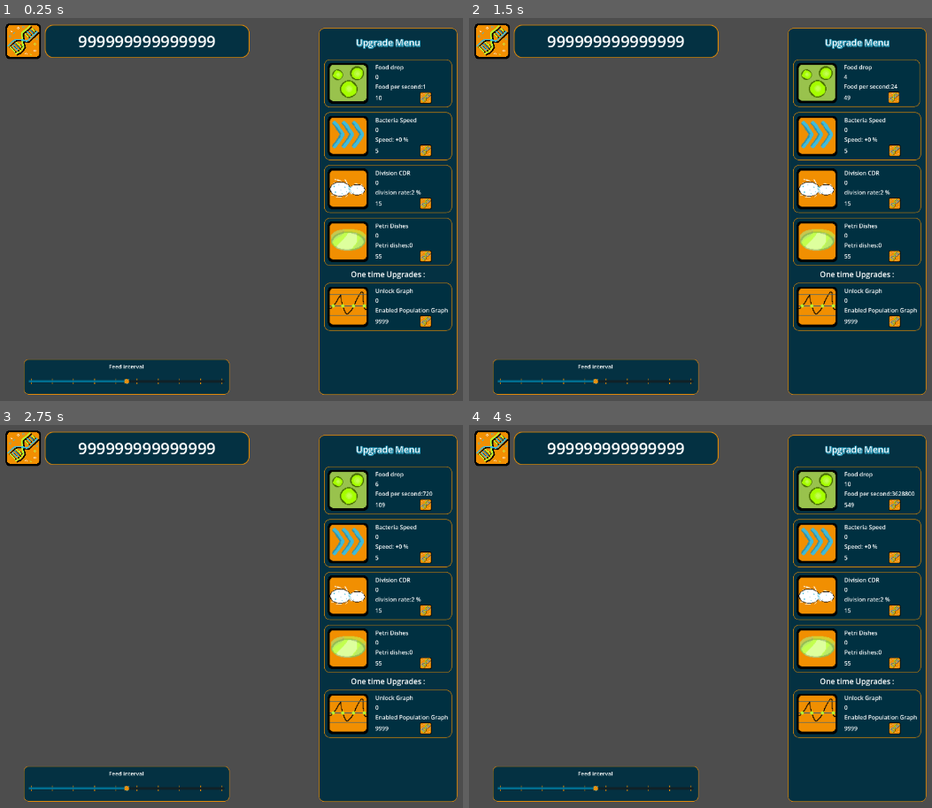
Above: before the commit, frames 1-4 (two rows, left to right).
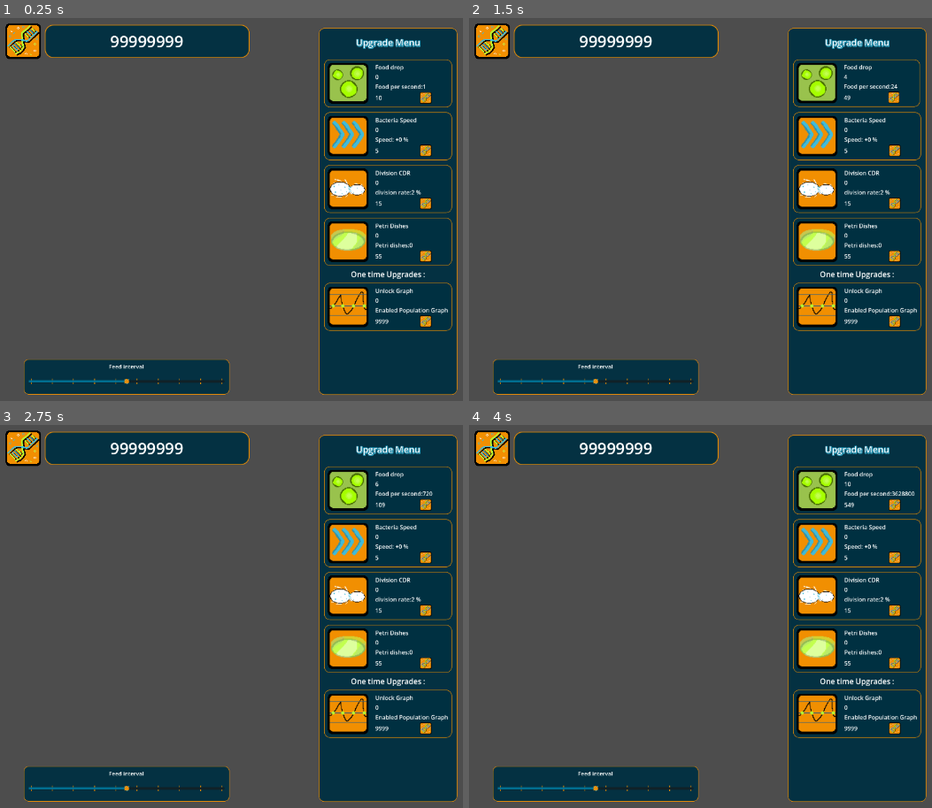
Above: after the commit, the same moments.

Repository: MisterIXI/chili-code-jam-4
Game: Godot game, scene res://entities/ui/game_ui.tscn
Two runs of this game, one before a commit and one after it. Both use one fixed random seed, a clock stepped at 60 frames per second and the inputs below. The project has no main scene, so this scene is started directly. The engine's default icon, where the game draws it, is replaced by a stand-in: a white triangle on a blue panel in a dark square.
Inputs (mouse positions are in pixels of both pictures, inside the frame that each line leads up to):
- Up to frame 1 (0.25 s): no input
- Up to frame 2 (1.5 s): tap Enter at 0.5 s; move the mouse to (617, 40) at 0.52 s; hold D (move_right) 0.53-1.28 s; tap 1 (hotkey_1) at 0.6, 1.35 s; click (617, 40) at 0.67 s; tap Space at 1.25 s; hold Down (move_backward) from 1.28 s (still down); click (617, 40) at 1.42 s
- Up to frame 3 (2.75 s): tap Enter at 2 s; move the mouse to (199, 528) at 2.02 s; release Down (move_backward) at 2.03 s; hold D (move_right) from 2.03 s (still down); tap 1 (hotkey_1) at 2.1 s
- Up to frame 4 (4 s): tap Space at 2.75 s; move the mouse to (561, 696) at 2.77 s; release D (move_right) at 2.78 s; hold W (move_forward) 2.78-3.53 s; tap 1 (hotkey_1) at 2.85, 3.6 s; click (561, 696) at 2.92 s; tap Enter at 3.5 s; move the mouse to (811, 677) at 3.52 s; hold A (move_left) from 3.53 s (still down)

The runs differ from the first frame. In frame 1, 0.6% of the frame differs, in the area x 17-47%, y 4-8%; in frame 2, 0.6%; in frame 3, 0.6%; in frame 4, 0.6%.

Commit message:
data_dictionary_clear

Diff:
--- a/autoload/food_manager.gd
+++ b/autoload/food_manager.gd
@@ -45,4 +45,4 @@
 	if _value > 0:
 		timer.wait_time = _value
 		print("Food_Manager: feed interval changed to: ", _value)
-		GameData.player_progress["food_slider"] = _value
+		GameData.p_food_slider = _value
--- a/autoload/game_data.gd
+++ b/autoload/game_data.gd
@@ -1,62 +1,52 @@
 extends Node
+const GAME_SCENE : String ="res://entities/game/game_scene.tscn"
+### Current Upgrade level
+var u_food_drop_max :int = 0 # Food drop/s max increase level
+var u_petri_dishes : int = 0 # increase Global multiplier level
+var u_bacteria_speed : int = 0 # Increase Speed of Bacteria level
+var u_bacteria_division_cdr : int = 0# Bacterias will division faster level
+var u_basic_graphs : int  =0 # Line2D  level
+var u_advanced_graphs : int = 0 # Detail with numbers level
+var u_auto_upgrader : int =0 # IF upgrade is possible, auto upgrade  level
 
-const GAME_SCENE : String ="res://entities/game/game_scene.tscn"
+### Current Game Settings
+var s_master_volume  : float =0.5
+var s_music_volume : float =0.5
+var s_sound_volume : float =0.5
+var s_fullscreen: int =0
+var s_fps_counter : int =1
+var s_max_bacterias : int =1000
+var s_save_game_data : int =1
+var s_save_interval: int =60
 
-var current_upgrades : Dictionary = {
-    "food_drop_max" : 0, # Food drop/s max increase
-    "petri_dishes" : 0, # increase Global multiplier
-    "bacteria_speed" : 0, # Increase Speed of Bacteria
-    "bacteria_division_cdr" : 0,# Bacterias will division faster
-    "basic_graphs" : 0, # Line2D
-    "advanced_graphs" : 0, # Detail with numbers
-    "auto_upgrader" :0 # IF upgrade is possible, auto upgrade
-}
-var game_settings : Dictionary = {
-    "master_volume" : 0.5,
-    "music_volume" : 0.5,
-    "sound_volume" : 0.5,
-    "fullscreen" : 0,
-    "fps_counter" : 1,
-    "max_bacterias" : 1000,
-    "save_game_data" : 1,
-    "save_interval" :60
-}
-var player_progress : Dictionary = {
-    "dna_currency" : 0,
-    "total_bacterias_spawned" : 1,
-    "bacterias" : 1,
-    "food_slider" : 0.5,
-    "player_archived_game_goal" : 0
-}
+### Current Player Progress
+var p_dna_currency : float = 0.0
+var p_total_bacterias_spawned : float = 1.0
+var p_bacterias : float = 1.0
+var p_food_slider : float = 0.5
+var p_player_archived_game_goal : int =0
+
 func reset_game_data() -> void:
-    current_upgrades = {
-        "food_drop_max" : 0, # Food drop/s max increase
-        "petri_dishes" : 0, # increase Global multiplier
-        "bacteria_speed" : 0, # Increase Speed of Bacteria
-        "bacteria_division_cdr" : 0,# Bacterias will division faster
-        "basic_graphs" : 0, # Line2D
-        "advanced_graphs" : 0, # Detail with numbers
-        "auto_upgrader" :0 # IF upgrade is possible, auto upgrade
-    }
-    game_settings = {
-        "master_volume" : 0.5,
-        "music_volume" : 0.5,
-        "sound_volume" : 0.5,
-        "fullscreen" : 0,
-        "fps_counter" : 1,
-        "max_bacterias" : 1000,
-        "save_game_data" : 1,
-        "save_interval" :60
-    }
-    player_progress = {
-        "dna_currency" : 999999999999999,
-        "total_bacterias_spawned" : 1,
-        "bacterias" : 1,
-        "food_slider" : 0.5,
-        "player_archived_game_goal" : 0
-}
-func increase_dna(_value : float) ->void:
-    player_progress["dna_currency"] += _value
+    u_food_drop_max = 0
+    u_petri_dishes  = 0
+    u_bacteria_speed  = 0
+    u_bacteria_division_cdr = 0
+    u_basic_graphs  =0
+    u_advanced_graphs = 0
+    u_auto_upgrader =0
+    s_master_volume   =0.5
+    s_music_volume  =0.5
+    s_sound_volume =0.5
+    s_fullscreen =0
+    s_fps_counter  =1
+    s_max_bacterias  =1000
+    s_save_game_data  =1
+    s_save_interval=60
+    p_dna_currency  = 99999999.0
+    p_total_bacterias_spawned  = 1.0
+    p_bacterias  = 1.0
+    p_food_slider  = 0.5
+    p_player_archived_game_goal =0
 
 static func num_to_scientific(value: float, decimal_count: int = 3) -> String:
     var is_negative = false
--- a/autoload/persistent_manager.gd
+++ b/autoload/persistent_manager.gd
@@ -16,16 +16,37 @@
         _timer.wait_time = _value
         print("Persistent_Manager: Save Interval")
 func _on_timer_timeout() -> void:
-    if GameData.game_settings["save_game_data"] == 1:
+    if GameData.s_save_game_data == 1:
         save_game_data()
 
 ##################### DATA SAVE, LOAD AND RESET METHODS #####################
 func save_game_data() -> void:
     var data_to_save : Dictionary = {
-        "game_settings" : GameData.game_settings,
-        "player_progress" : GameData.player_progress,
-        "current_upgrades" : GameData.current_upgrades
+        ## upgrades
+        "food_drop_max" : GameData.u_food_drop_max,
+        "petri_dishes" : GameData.u_petri_dishes,
+        "bacteria_speed" : GameData.u_bacteria_speed,
+        "bacteria_division_cdr" : GameData.u_bacteria_division_cdr,
+        "basic_graphs" : GameData.u_basic_graphs,
+        "advanced_graphs" : GameData.u_advanced_graphs,
+        "auto_upgrader" :GameData.u_auto_upgrader,
+        # settings
+        "master_volume" : GameData.s_master_volume,
+        "music_volume" : GameData.s_music_volume,
+        "sound_volume" : GameData.s_sound_volume,
+        "fullscreen" : GameData.s_fullscreen,
+        "fps_counter" : GameData.s_fps_counter,
+        "max_bacterias" : GameData.s_max_bacterias,
+        "save_game_data" : GameData.s_save_game_data,
+        "save_interval" :GameData.s_save_interval,
+        ## progress
+        "dna_currency" : GameData.p_dna_currency,
+        "total_bacterias_spawned" : GameData.p_total_bacterias_spawned,
+        "bacterias" : GameData.p_bacterias,
+        "food_slider" : GameData.p_food_slider,
+        "player_archived_game_goal" : GameData.p_player_archived_game_goal
     }
+
     # Create a ConfigFile to save the data
     var config = ConfigFile.new()
     #Store the data in the config file
@@ -53,9 +74,32 @@
     var saved_data = config.get_value("game_data", "data", null)
     # If saved data exists, populate the variables
     if saved_data != null:
-        GameData.game_settings = saved_data.get("game_settings", GameData.game_settings)
-        GameData.player_progress = saved_data.get("player_progress", GameData.player_progress)
-        GameData.current_upgrades = saved_data.get("current_upgrades", GameData.current_upgrades)
+
+        ## Load data from saved_data with get value
+        ## Upgrades
+        GameData.u_food_drop_max = saved_data.get("food_drop_max", 0)
+        GameData.u_petri_dishes  = saved_data.get("petri_dishes", 0)
+        GameData.u_bacteria_speed  = saved_data.get("bacteria_speedx", 0)
+        GameData.u_bacteria_division_cdr = saved_data.get("bacteria_division_cdr", 0)
+        GameData.u_basic_graphs  =saved_data.get("basic_graphs", 0)
+        GameData.u_advanced_graphs = saved_data.get("advanced_graphs", 0)
+        GameData.u_auto_upgrader =saved_data.get("auto_upgrader", 0)
+        ### Settings
+        GameData.s_master_volume = saved_data.get("master_volume", 0.0)
+        GameData.s_music_volume = saved_data.get("music_volume", 0.0)
+        GameData.s_sound_volume =saved_data.get("sound_volume", 0.0)
+        GameData.s_fullscreen =saved_data.get("fullscreen", 0)
+        GameData.s_fps_counter  =saved_data.get("fps_counter", 0)
+        GameData.s_max_bacterias  =saved_data.get("max_bacterias", 0)
+        GameData.s_save_game_data  =saved_data.get("save_game_data", 0)
+        GameData.s_save_interval=saved_data.get("save_interval", 0)
+        ### Progress
+        GameData.p_dna_currency  = saved_data.get("dna_currency", 0.0)
+        GameData.p_total_bacterias_spawned  = saved_data.get("total_bacterias_spawned", 0.0)
+        GameData.p_bacterias = saved_data.get("bacterias", 0.0)
+        GameData.p_food_slider  = saved_data.get("food_slider", 0.0)
+        GameData.p_player_archived_game_goal =saved_data.get("player_archived_game_goal", 0)
+
         print("Game data loaded successfully.")
     else:
         print("No saved data found in the save file.")
--- a/autoload/sound_manager.gd
+++ b/autoload/sound_manager.gd
@@ -15,9 +15,9 @@
     _initiale_volume()
 
 func _initiale_volume() ->void:
-    _master_volume = GameData.game_settings ["master_volume"]
-    _music_volume = GameData.game_settings ["music_volume"]
-    _sound_volume = GameData.game_settings ["sound_volume"]
+    _master_volume = GameData.s_master_volume
+    _music_volume = GameData.s_music_volume
+    _sound_volume = GameData.s_sound_volume
 
     set_volume(_audio_bus_master, _master_volume)
     set_volume(_audio_bus_music, _music_volume)
@@ -30,20 +30,18 @@
             var volume_db = linear_to_db(_value) # A simple mapping example
             print("Volume_db: ", volume_db)
             AudioServer.set_bus_volume_db(_audio_bus_master, volume_db)
-            GameData.game_settings ["master_volume"] = _value
-
+            GameData.s_master_volume = _value
         _audio_bus_music:
             _music_volume = _value
             var volume_db = linear_to_db(_value) # A simple mapping example
             print("Volume_db: ", volume_db)
             AudioServer.set_bus_volume_db(_audio_bus_music, volume_db)
-            GameData.game_settings ["music_volume"] = _value
+            GameData.s_music_volume = _value
         _audio_bus_sound:
             _sound_volume = _value
             var volume_db = linear_to_db(_value) # A simple mapping example
             print("Volume_db: ", volume_db)
             AudioServer.set_bus_volume_db(_audio_bus_sound, volume_db)
-            GameData.game_settings ["sound_volume"] = _value
-
+            GameData.s_sound_volume = _value
         _:
             print("Sound_Manager: error, cant find a index of sound change on SET_VOLUME : ", index)
--- a/entities/bacteria/spawn_manager.gd
+++ b/entities/bacteria/spawn_manager.gd
@@ -24,8 +24,7 @@
 func _ready() -> void:
 	# _new_bacteria(start_health * 10,start_speed*2,  global_position)
 	_new_smart_bacteria(Vector2(0,0))
-	# max_bacteria = GameData.game_settings.get("max_bacterias")
-	pass
+	max_bacteria = GameData.s_max_bacterias
 
 func _physics_process(delta):
 	spawn_tracker_cd -= delta
--- a/entities/ui/dna_value.gd
+++ b/entities/ui/dna_value.gd
@@ -2,8 +2,8 @@
 
 
 func _ready() -> void:
-	text = str(GameData.player_progress["dna_currency"])
+	text = str(int(GameData.p_dna_currency))
 
 func _physics_process(_delta: float) -> void:
 	##TODO LATER FORMAT TEXT
-	text = str(GameData.player_progress["dna_currency"])
+	text = str(int(GameData.p_dna_currency))
--- a/entities/ui/game_ui.gd
+++ b/entities/ui/game_ui.gd
@@ -15,7 +15,7 @@
 # Called when the node enters the scene tree for the first time.
 func _ready() -> void:
 	_food_slider.value_changed.connect(_on_food_slider_changed)
-	_food_slider.value = GameData.player_progress["food_slider"]
+	_food_slider.value = GameData.p_food_slider
 
 func _on_food_slider_changed(_value : float) ->void:
 	food_slider_changed.emit(MAX_FOOD_INTERVAL -_value)
--- a/entities/ui/menu.gd
+++ b/entities/ui/menu.gd
@@ -39,21 +39,21 @@
 	_music_volume_slider.value_changed.connect(_on_music_volume_slider_changed)
 	_sound_volume_slider.value_changed.connect(_on_sound_volume_slider_changed)
 	## SET VOLUME SLIDER TO SAVE DATA
-	_master_volume_slider.value = GameData.game_settings["master_volume"]
-	_music_volume_slider.value= GameData.game_settings ["music_volume"]
-	_sound_volume_slider.value = GameData.game_settings ["sound_volume"]
+	_master_volume_slider.value = GameData.s_master_volume
+	_music_volume_slider.value= GameData.s_music_volume
+	_sound_volume_slider.value = GameData.s_sound_volume
 
 	_fullscreen_checkbutton.toggled.connect(_on_toggled_fullscreen)
 	_fps_checkbutton.toggled.connect(_on_toggled_fps_counter)
 	_max_bacteria_spawn.value_changed.connect(_on_max_bacteria_slider_changed)
-	_max_bacteria_spawn.value = float(GameData.game_settings["max_bacterias"])
-	_max_bacteria_value.text = str(GameData.game_settings["max_bacterias"])
+	_max_bacteria_spawn.value = float(GameData.s_max_bacterias)
+	_max_bacteria_value.text = str(GameData.s_max_bacterias)
 	#menu persistent data
 	_save_data_checkbutton.toggled.connect(_on_save_data_changed)
 	_save_game_interval.value_changed.connect(_on_save_game_interval_changed)
-	_save_game_interval.value = float(GameData.game_settings["save_interval"])
-	_save_game_interval_label.text  =str(GameData.game_settings["save_interval"])
-	PersistentManager.on_timer_waittime_changed(float(GameData.game_settings["save_interval"]))
+	_save_game_interval.value = float(GameData.s_save_interval)
+	_save_game_interval_label.text  =str(GameData.s_save_interval)
+	PersistentManager.on_timer_waittime_changed(float(GameData.s_save_interval))
 
 	_button_clear.pressed.connect(_on_button_clear_pressed)
 	_button_delete.pressed.connect(_on_button_delete_pressed)
@@ -93,39 +93,39 @@
 #### MENU SETTINGS FUNCTIONS ####
 func _on_toggled_fullscreen(_value : bool) ->void:
 	if _value:
-		GameData.game_settings["fullscreen"] =  1
+		GameData.s_fullscreen =  1
 		DisplayServer.window_set_mode(DisplayServer.WINDOW_MODE_FULLSCREEN)
 	else:
-		GameData.game_settings["fullscreen"] =  0
+		GameData.s_fullscreen =  0
 		DisplayServer.window_set_mode(DisplayServer.WINDOW_MODE_WINDOWED)
 
 func _on_toggled_fps_counter(_value :bool) ->void:
 	if _value:
-		GameData.game_settings["fps_counter"]  =1
+		GameData.s_fps_counter =1
 		get_parent().on_fps_settings_changed(true)
 	else:
-		GameData.game_settings["fps_counter"]  =0
+		GameData.s_fps_counter =0
 		get_parent().on_fps_settings_changed(false)
 
 func _on_max_bacteria_slider_changed(_value :float) ->void:
-	GameData.game_settings["max_bacterias"] = int(_value)
-	print("Menu_Settings: Max Bacterias have changed to:", GameData.game_settings["max_bacterias"])
-	_max_bacteria_value.text = str(GameData.game_settings["max_bacterias"])
+	GameData.s_max_bacterias = int(_value)
+	print("Menu_Settings: Max Bacterias have changed to:", GameData.s_max_bacterias)
+	_max_bacteria_value.text = str(GameData.s_max_bacterias)
 
 func _on_save_data_changed(_value: bool) ->void:
 	if _value:
 
-		GameData.game_settings["save_game_data"] = 1
+		GameData.s_save_game_data = 1
 	else:
-		GameData.game_settings["save_game_data"] = 0
+		GameData.s_save_game_data = 0
 
 	print("Menu_Settings: Game data saves: ", _value)
 
 func _on_save_game_interval_changed(_value : float) ->void:
-	GameData.game_settings["save_interval"] = int (_value)
-	print("Menu_Settings: Max Bacterias have changed to:", GameData.game_settings["max_bacterias"])
-	_save_game_interval_label.text  =str(GameData.game_settings["save_interval"])
-	PersistentManager.on_timer_waittime_changed(float(GameData.game_settings["save_interval"]))
+	GameData.s_save_interval = int (_value)
+	print("Menu_Settings: Max Bacterias have changed to:", GameData.s_max_bacterias)
+	_save_game_interval_label.text = str(GameData.s_save_interval)
+	PersistentManager.on_timer_waittime_changed(float(GameData.s_save_interval))
 
 func _on_button_clear_pressed()->void:
 	print("Menu_Settings: Clear button pressed -> delete button show")
--- a/entities/ui/upgrade_button_base.gd
+++ b/entities/ui/upgrade_button_base.gd
@@ -34,7 +34,7 @@
 
 #### UPDATE BUYABLE STATE
 func _physics_process(_delta: float) -> void:
-	if _current_upgrade_costs > GameData.player_progress["dna_currency"]:
+	if _current_upgrade_costs > GameData.p_dna_currency:
 		if is_enabled:
 			is_enabled = false
 			upgrade_tooltip_panel.modulate = DISABLED_MODULATE
--- a/entities/upgrades/advanced_graph.gd
+++ b/entities/upgrades/advanced_graph.gd
@@ -3,7 +3,7 @@
 
 func apply_upgrade():
 
-    GameData.current_upgrades["advanced_graphs"] = 1
+    GameData.u_advanced_graphs = 1
     print(upgrade_level_valid())
 
 func get_effect_value_text()  ->String:
--- a/entities/upgrades/auto_upgrader.gd
+++ b/entities/upgrades/auto_upgrader.gd
@@ -3,7 +3,7 @@
 
 func apply_upgrade():
 
-    GameData.current_upgrades["auto_upgrader"] = 1
+    GameData.u_auto_upgrader = 1
     print(upgrade_level_valid())
 
 
--- a/entities/upgrades/bacteria_division_cdr.gd
+++ b/entities/upgrades/bacteria_division_cdr.gd
@@ -3,7 +3,7 @@
 
 func apply_upgrade():
     if upgrade_level_valid():
-        GameData.current_upgrades["bacteria_division_cdr"] += 1
+        GameData.u_bacteria_division_cdr += 1
         upgrade_level +=1
         upgrade_cost = int(upgrade_cost_multiplier * upgrade_cost)
         upgrade_multiplier *= upgrade_level
--- a/entities/upgrades/bacteria_speed.gd
+++ b/entities/upgrades/bacteria_speed.gd
@@ -3,7 +3,7 @@
 
 func apply_upgrade():
     if upgrade_level_valid():
-        GameData.current_upgrades["bacteria_speed"] += 1
+        GameData.u_bacteria_speed+= 1
         upgrade_level +=1
         upgrade_cost = int(upgrade_cost_multiplier * upgrade_cost)
         upgrade_multiplier *= upgrade_level
--- a/entities/upgrades/basic_graphs.gd
+++ b/entities/upgrades/basic_graphs.gd
@@ -2,7 +2,7 @@
 class_name Upgrade_Basic_Graphs
 
 func apply_upgrade():
-    GameData.current_upgrades["basic_graphs"] = 1
+    GameData.u_basic_graphs= 1
     print(upgrade_level_valid())
 
 
--- a/entities/upgrades/food_drop_max.gd
+++ b/entities/upgrades/food_drop_max.gd
@@ -4,12 +4,12 @@
 
 func apply_upgrade():
     if upgrade_level_valid():
-        GameData.current_upgrades["food_drop_max"] += 1
+        GameData.u_food_drop_max += 1
         upgrade_level +=1
         upgrade_cost = int(upgrade_cost_multiplier * upgrade_cost)
         upgrade_multiplier *= upgrade_level
 
 
 func get_effect_value_text()  ->String:
-    var _temp :String ="Food per second:%d" % [upgrade_multiplier * GameData.player_progress["food_slider"]]
+    var _temp :String ="Food per second:%d" % [upgrade_multiplier * GameData.p_food_slider]
     return  _temp
--- a/entities/upgrades/petri_dishes.gd
+++ b/entities/upgrades/petri_dishes.gd
@@ -3,7 +3,7 @@
 
 func apply_upgrade():
     if upgrade_level_valid():
-        GameData.current_upgrades["petri_dishes"] += 1
+        GameData.u_petri_dishes += 1
         upgrade_level +=1
         upgrade_cost = int(upgrade_cost_multiplier * upgrade_cost)
         upgrade_multiplier *= upgrade_level
